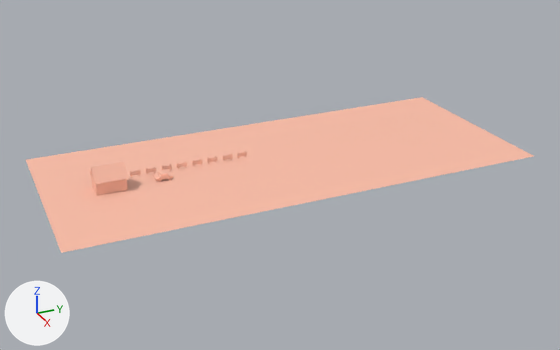
An edit to the glTF model scene_00.gltf, drawn before and after from the same camera.
One viewpoint serves both versions: a camera (50 mm lens) standing at (32.4, -8.6, 15.3) and looking at (0.5, 5.8, -0.7). The lights are fixed; the arrows at lower left show +X, +Y and +Z. Where no turn or scale is listed for an object, it has been applied to the vertices.
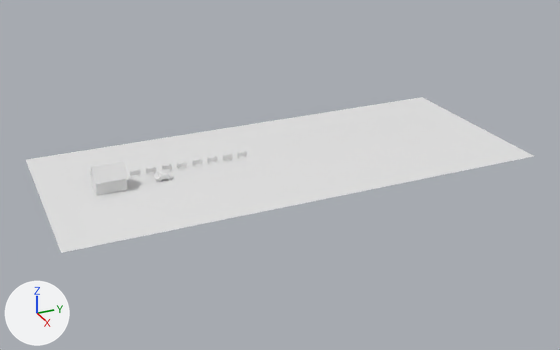
Where the newer file only moved an object's origin or applied its transform, the numbers keep the older frame.

The change, as a diff of the scene's bpy script:
```diff
--- a/scene_00.gltf.py
+++ b/scene_00.gltf.py
@@ me_cube_001 @@
 me_cube_001.from_pydata(...)  # 8 vertices, 12 faces; spans x -0.017..0.017, y -0.679..0.679, z -0.325..0.325
-me_cube_001.materials.append(mat_main_material)  # beige #ffc0a9
@@ me_cube_005 @@
 me_cube_005.from_pydata(...)  # 8 vertices, 12 faces; spans x -0.307..0.307, y -0.747..0.747, z -0.307..0.307
-me_cube_005.materials.append(mat_main_material)  # beige #ffc0a9
@@ me_plane @@
 me_plane.from_pydata(...)  # 4 vertices, 2 faces; spans x -5.0..5.0, y -11.6..11.6, z 0.0
-me_plane.materials.append(mat_main_material)  # beige #ffc0a9
@@ me_plane_001 @@
+me_plane_001.from_pydata([(0.0, -0.492, 0.128), (0.0, -0.492, -0.128), (0.0, 0.492, 0.128), (0.0, 0.492, -0.128)], [], [(0, 1, 3), (0, 3, 2)])
@@ me_cube_038 @@
+me_cube_038.from_pydata([(-0.512, 0.017, -0.325), (-0.512, 0.017, 0.325), (0.512, 0.017, -0.325), (0.512, 0.017, 0.325), (-0.512, -0.017, -0.325), (-0.512, -0.017, 0.325), (0.512, -0.017, -0.325), (0.512, -0.017, 0.325), (0.0, 0.017, -0.325), (0.0, 0.017, 0.835), (0.0, -0.017, -0.325), (0.0, -0.017, 0.835)], [], [(8, 9, 3), (8, 3, 2), (2, 3, 7), (2, 7, 6), (10, 11, 5), (10, 5, 4), (4, 5, 1), (4, 1, 0), (8, 10, 4), (8, 4, 0), (11, 9, 1), (11, 1, 5), (7, 3, 9), (7, 9, 11), (2, 6, 10), (2, 10, 8), (6, 7, 11), (6, 11, 10), (0, 1, 9), (0, 9, 8)])
@@ ob_logo_wall @@
+ob_logo_wall = bpy.data.objects.new('logo-wall', me_plane_001)
+ob_logo_wall.location = (0.52, -2.5, 0.3)
@@ ob_cube_037 @@
+ob_cube_037 = bpy.data.objects.new('Cube.037', me_cube_038)
+ob_cube_037.location = (0.0, -3.2, 0.33)
```

What differs and where, as boxes (x1, y1, x2, y2) in the pictures (560 x 350 px):
'Plane', recoloured (beige to white): (26, 97, 533, 253) in both
'Cube.003', recoloured (beige to white): (91, 162, 128, 184) in both
'Cube', recoloured (beige to grey): (97, 179, 128, 195) in both
'logo-wall', added: after (101, 182, 123, 191)
'Cube.037', added: after (91, 170, 98, 196)
